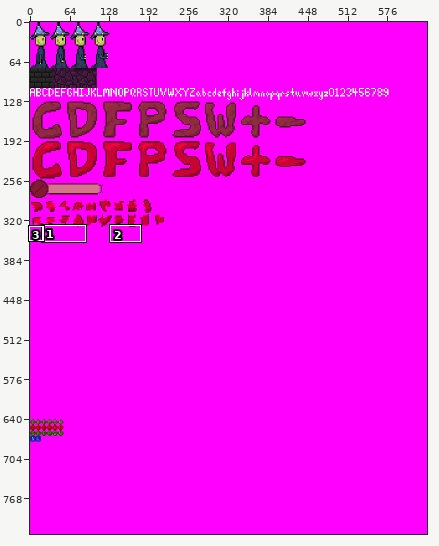
Sprite sheet -- assets/img/spritesheet.png. The first picture is a wide view before the edit; the outline marks the close-up.
Close-up. Old version:
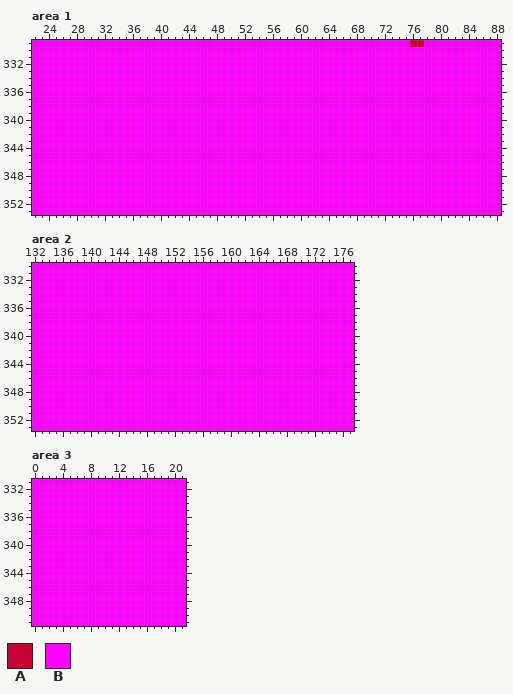
The file is 1280x1650 pixels, drawn in blocks of 2x2; one block is one cell here. Colours within 5 levels of each other are drawn and written as one. Shown: area 1: x 22..88, y 329..353; area 2: x 132..177, y 330..353; area 3: x 0..21, y 331..351. The commit also changed other parts of the picture, which this record leaves out.
Palette (. is transparent): A #c90334  B #ff00ff
Pixels before, area 1, first column x 22:
329 BBBBBBBBBBBBBBBBBBBBBBBBBBBBBBBBBBBBBBBBBBBBBBBBBBBBBBAABBBBBBBBBBB
330 BBBBBBBBBBBBBBBBBBBBBBBBBBBBBBBBBBBBBBBBBBBBBBBBBBBBBBBBBBBBBBBBBBB
331 BBBBBBBBBBBBBBBBBBBBBBBBBBBBBBBBBBBBBBBBBBBBBBBBBBBBBBBBBBBBBBBBBBB
332 BBBBBBBBBBBBBBBBBBBBBBBBBBBBBBBBBBBBBBBBBBBBBBBBBBBBBBBBBBBBBBBBBBB
333 BBBBBBBBBBBBBBBBBBBBBBBBBBBBBBBBBBBBBBBBBBBBBBBBBBBBBBBBBBBBBBBBBBB
334 BBBBBBBBBBBBBBBBBBBBBBBBBBBBBBBBBBBBBBBBBBBBBBBBBBBBBBBBBBBBBBBBBBB
335 BBBBBBBBBBBBBBBBBBBBBBBBBBBBBBBBBBBBBBBBBBBBBBBBBBBBBBBBBBBBBBBBBBB
336 BBBBBBBBBBBBBBBBBBBBBBBBBBBBBBBBBBBBBBBBBBBBBBBBBBBBBBBBBBBBBBBBBBB
337 BBBBBBBBBBBBBBBBBBBBBBBBBBBBBBBBBBBBBBBBBBBBBBBBBBBBBBBBBBBBBBBBBBB
338 BBBBBBBBBBBBBBBBBBBBBBBBBBBBBBBBBBBBBBBBBBBBBBBBBBBBBBBBBBBBBBBBBBB
339 BBBBBBBBBBBBBBBBBBBBBBBBBBBBBBBBBBBBBBBBBBBBBBBBBBBBBBBBBBBBBBBBBBB
340 BBBBBBBBBBBBBBBBBBBBBBBBBBBBBBBBBBBBBBBBBBBBBBBBBBBBBBBBBBBBBBBBBBB
341 BBBBBBBBBBBBBBBBBBBBBBBBBBBBBBBBBBBBBBBBBBBBBBBBBBBBBBBBBBBBBBBBBBB
342 BBBBBBBBBBBBBBBBBBBBBBBBBBBBBBBBBBBBBBBBBBBBBBBBBBBBBBBBBBBBBBBBBBB
343 BBBBBBBBBBBBBBBBBBBBBBBBBBBBBBBBBBBBBBBBBBBBBBBBBBBBBBBBBBBBBBBBBBB
344 BBBBBBBBBBBBBBBBBBBBBBBBBBBBBBBBBBBBBBBBBBBBBBBBBBBBBBBBBBBBBBBBBBB
345 BBBBBBBBBBBBBBBBBBBBBBBBBBBBBBBBBBBBBBBBBBBBBBBBBBBBBBBBBBBBBBBBBBB
346 BBBBBBBBBBBBBBBBBBBBBBBBBBBBBBBBBBBBBBBBBBBBBBBBBBBBBBBBBBBBBBBBBBB
347 BBBBBBBBBBBBBBBBBBBBBBBBBBBBBBBBBBBBBBBBBBBBBBBBBBBBBBBBBBBBBBBBBBB
348 BBBBBBBBBBBBBBBBBBBBBBBBBBBBBBBBBBBBBBBBBBBBBBBBBBBBBBBBBBBBBBBBBBB
349 BBBBBBBBBBBBBBBBBBBBBBBBBBBBBBBBBBBBBBBBBBBBBBBBBBBBBBBBBBBBBBBBBBB
350 BBBBBBBBBBBBBBBBBBBBBBBBBBBBBBBBBBBBBBBBBBBBBBBBBBBBBBBBBBBBBBBBBBB
351 BBBBBBBBBBBBBBBBBBBBBBBBBBBBBBBBBBBBBBBBBBBBBBBBBBBBBBBBBBBBBBBBBBB
352 BBBBBBBBBBBBBBBBBBBBBBBBBBBBBBBBBBBBBBBBBBBBBBBBBBBBBBBBBBBBBBBBBBB
353 BBBBBBBBBBBBBBBBBBBBBBBBBBBBBBBBBBBBBBBBBBBBBBBBBBBBBBBBBBBBBBBBBBB
Pixels before, area 2, first column x 132:
330 BBBBBBBBBBBBBBBBBBBBBBBBBBBBBBBBBBBBBBBBBBBBBB
331 BBBBBBBBBBBBBBBBBBBBBBBBBBBBBBBBBBBBBBBBBBBBBB
332 BBBBBBBBBBBBBBBBBBBBBBBBBBBBBBBBBBBBBBBBBBBBBB
333 BBBBBBBBBBBBBBBBBBBBBBBBBBBBBBBBBBBBBBBBBBBBBB
334 BBBBBBBBBBBBBBBBBBBBBBBBBBBBBBBBBBBBBBBBBBBBBB
335 BBBBBBBBBBBBBBBBBBBBBBBBBBBBBBBBBBBBBBBBBBBBBB
336 BBBBBBBBBBBBBBBBBBBBBBBBBBBBBBBBBBBBBBBBBBBBBB
337 BBBBBBBBBBBBBBBBBBBBBBBBBBBBBBBBBBBBBBBBBBBBBB
338 BBBBBBBBBBBBBBBBBBBBBBBBBBBBBBBBBBBBBBBBBBBBBB
339 BBBBBBBBBBBBBBBBBBBBBBBBBBBBBBBBBBBBBBBBBBBBBB
340 BBBBBBBBBBBBBBBBBBBBBBBBBBBBBBBBBBBBBBBBBBBBBB
341 BBBBBBBBBBBBBBBBBBBBBBBBBBBBBBBBBBBBBBBBBBBBBB
342 BBBBBBBBBBBBBBBBBBBBBBBBBBBBBBBBBBBBBBBBBBBBBB
343 BBBBBBBBBBBBBBBBBBBBBBBBBBBBBBBBBBBBBBBBBBBBBB
344 BBBBBBBBBBBBBBBBBBBBBBBBBBBBBBBBBBBBBBBBBBBBBB
345 BBBBBBBBBBBBBBBBBBBBBBBBBBBBBBBBBBBBBBBBBBBBBB
346 BBBBBBBBBBBBBBBBBBBBBBBBBBBBBBBBBBBBBBBBBBBBBB
347 BBBBBBBBBBBBBBBBBBBBBBBBBBBBBBBBBBBBBBBBBBBBBB
348 BBBBBBBBBBBBBBBBBBBBBBBBBBBBBBBBBBBBBBBBBBBBBB
349 BBBBBBBBBBBBBBBBBBBBBBBBBBBBBBBBBBBBBBBBBBBBBB
350 BBBBBBBBBBBBBBBBBBBBBBBBBBBBBBBBBBBBBBBBBBBBBB
351 BBBBBBBBBBBBBBBBBBBBBBBBBBBBBBBBBBBBBBBBBBBBBB
352 BBBBBBBBBBBBBBBBBBBBBBBBBBBBBBBBBBBBBBBBBBBBBB
353 BBBBBBBBBBBBBBBBBBBBBBBBBBBBBBBBBBBBBBBBBBBBBB
Pixels before, area 3, first column x 0:
331 BBBBBBBBBBBBBBBBBBBBBB
332 BBBBBBBBBBBBBBBBBBBBBB
333 BBBBBBBBBBBBBBBBBBBBBB
334 BBBBBBBBBBBBBBBBBBBBBB
335 BBBBBBBBBBBBBBBBBBBBBB
336 BBBBBBBBBBBBBBBBBBBBBB
337 BBBBBBBBBBBBBBBBBBBBBB
338 BBBBBBBBBBBBBBBBBBBBBB
339 BBBBBBBBBBBBBBBBBBBBBB
340 BBBBBBBBBBBBBBBBBBBBBB
341 BBBBBBBBBBBBBBBBBBBBBB
342 BBBBBBBBBBBBBBBBBBBBBB
343 BBBBBBBBBBBBBBBBBBBBBB
344 BBBBBBBBBBBBBBBBBBBBBB
345 BBBBBBBBBBBBBBBBBBBBBB
346 BBBBBBBBBBBBBBBBBBBBBB
347 BBBBBBBBBBBBBBBBBBBBBB
348 BBBBBBBBBBBBBBBBBBBBBB
349 BBBBBBBBBBBBBBBBBBBBBB
350 BBBBBBBBBBBBBBBBBBBBBB
351 BBBBBBBBBBBBBBBBBBBBBB
Now the later version:
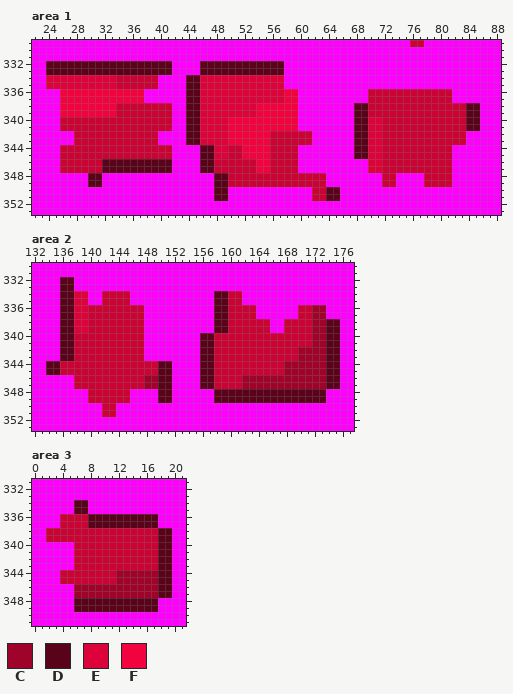
Colours new in this view: C #9f032a  D #580319  E #dc033b  F #f10340
What changed:
Area 1:
y 332..333: x 24..41 BBBBBBBBBBBBBBBBBB -> DDDDDDDDDDDDDDDDDD; x 46..57 BBBBBBBBBBBB -> DDDDDDDDDDDD
y 334..335: x 24..39 BBBBBBBBBBBBBBBB -> EEEEEEEEEEAAAAAA; x 44..57 BBBBBBBBBBBBBB -> DDEEEEEEEEEEEE
y 336..337: x 26..37 BBBBBBBBBBBB -> FFFFFFFFFFFF; x 44..59 BBBBBBBBBBBBBBBB -> DDEEEEEEEEEEEEFF; x 70..81 BBBBBBBBBBBB -> AAAAAAAAAAAA
y 338..339: x 26..41 BBBBBBBBBBBBBBBB -> FFFFFFFFAAAAAAAA; x 44..59 BBBBBBBBBBBBBBBB -> DDEEEEEEEEFFFFFF; x 68..85 BBBBBBBBBBBBBBBBBB -> DDAAAAAAAAAAAAAADD
y 340..341: x 26..41 BBBBBBBBBBBBBBBB -> AAAAAAAAAAAAAAAA; x 44..59 BBBBBBBBBBBBBBBB -> DDEEEEFFFFFFFFFF; x 68..85 BBBBBBBBBBBBBBBBBB -> DDEEAAAAAAAAAAAADD
y 342..343: x 28..39 BBBBBBBBBBBB -> AAAAAAAAAAAA; x 44..61 BBBBBBBBBBBBBBBBBB -> DDEEEEFFFFFFAAAAAA; x 68..83 BBBBBBBBBBBBBBBB -> DDEEAAAAAAAAAAAA
y 344..345: x 26..41 BBBBBBBBBBBBBBBB -> AAAAAAAAAAAAAAAA; x 46..59 BBBBBBBBBBBBBB -> DDEEAAFFFFAAAA; x 68..81 BBBBBBBBBBBBBB -> DDEEAAAAAAAAAA
y 346..347: x 26..41 BBBBBBBBBBBBBBBB -> AAAAAADDDDDDDDDD; x 46..59 BBBBBBBBBBBBBB -> DDAAAAAAFFAAAA; x 70..81 BBBBBBBBBBBB -> EEAAAAAAAAAA
y 348..349: x 30..31 BB -> DD; x 48..63 BBBBBBBBBBBBBBBB -> DDAAAAAAAAAAAAAA; x 72..73 BB -> AA; x 78..81 BBBB -> AAAA
y 350..351: x 48..49 BB -> DD; x 62..65 BBBB -> AADD
Area 2:
y 332..333: x 136..137 BB -> DD
y 334..335: x 136..139 BBBB -> DDEE; x 142..145 BBBB -> AAAA; x 158..161 BBBB -> DDAA
y 336..337: x 136..147 BBBBBBBBBBBB -> DDEEAAAAAAAA; x 158..163 BBBBBB -> DDAAAA; x 170..173 BBBB -> AACC
y 338..339: x 136..147 BBBBBBBBBBBB -> DDEEAAAAAAAA; x 158..165 BBBBBBBB -> DDAAAAAA; x 168..175 BBBBBBBB -> AAAACCDD
y 340..341: x 136..147 BBBBBBBBBBBB -> DDAAAAAAAAAA; x 156..175 BBBBBBBBBBBBBBBBBBBB -> DDAAAAAAAAAAAAAACCDD
y 342..343: x 136..147 BBBBBBBBBBBB -> DDAAAAAAAAAA; x 156..175 BBBBBBBBBBBBBBBBBBBB -> DDAAAAAAAAAAAACCCCDD
y 344..345: x 134..151 BBBBBBBBBBBBBBBBBB -> DDAAAAAAAAAAAAAADD; x 156..175 BBBBBBBBBBBBBBBBBBBB -> DDAAAAAAAAAACCCCCCDD
y 346..347: x 138..151 BBBBBBBBBBBBBB -> AAAAAAAAAACCDD; x 156..175 BBBBBBBBBBBBBBBBBBBB -> DDAAAACCCCCCCCCCCCDD
y 348..349: x 140..145 BBBBBB -> AAAAAA; x 150..151 BB -> DD; x 158..173 BBBBBBBBBBBBBBBB -> DDDDDDDDDDDDDDDD
y 350..351: x 142..143 BB -> AA
Area 3:
y 334..335: x 6..7 BB -> DD
y 336..337: x 4..17 BBBBBBBBBBBBBB -> AAAADDDDDDDDDD
y 338..339: x 2..19 BBBBBBBBBBBBBBBBBB -> AAAAAAAAAAAAAAAADD
y 340..343: x 6..19 BBBBBBBBBBBBBB -> AAAAAAAAAAAADD
y 344..345: x 4..19 BBBBBBBBBBBBBBBB -> AAAAAAAACCCCCCDD
y 346..347: x 6..19 BBBBBBBBBBBBBB -> CCCCCCCCCCCCDD
y 348..349: x 6..17 BBBBBBBBBBBB -> DDDDDDDDDDDD
